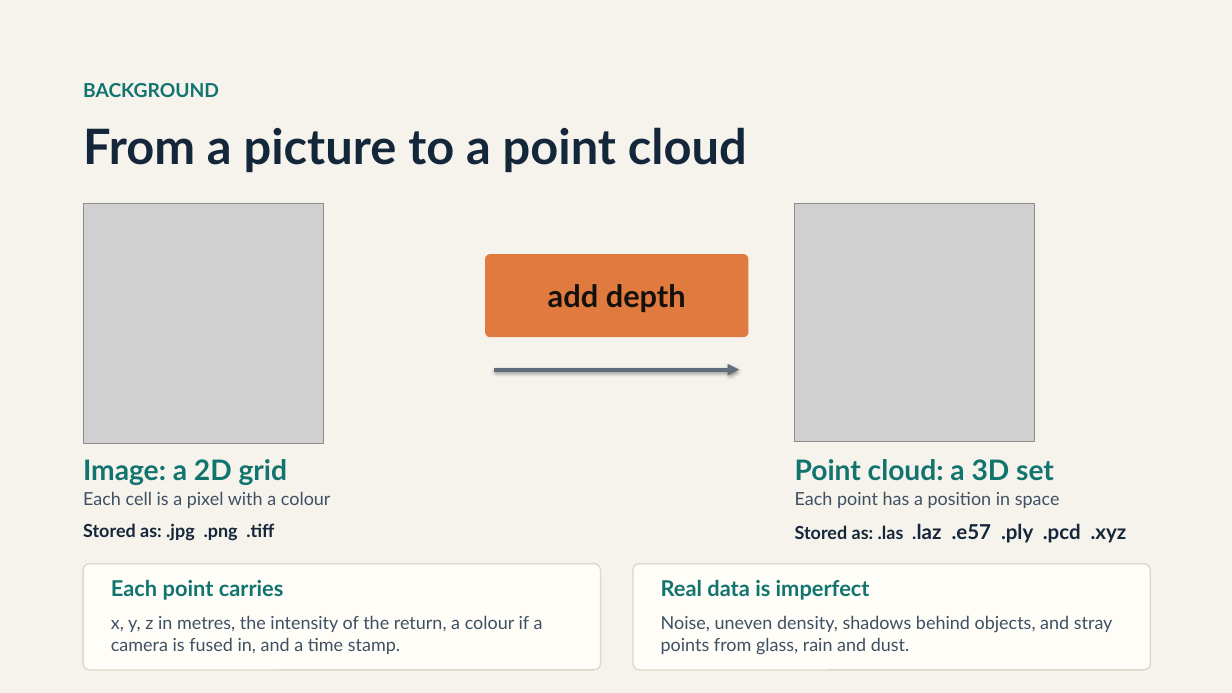
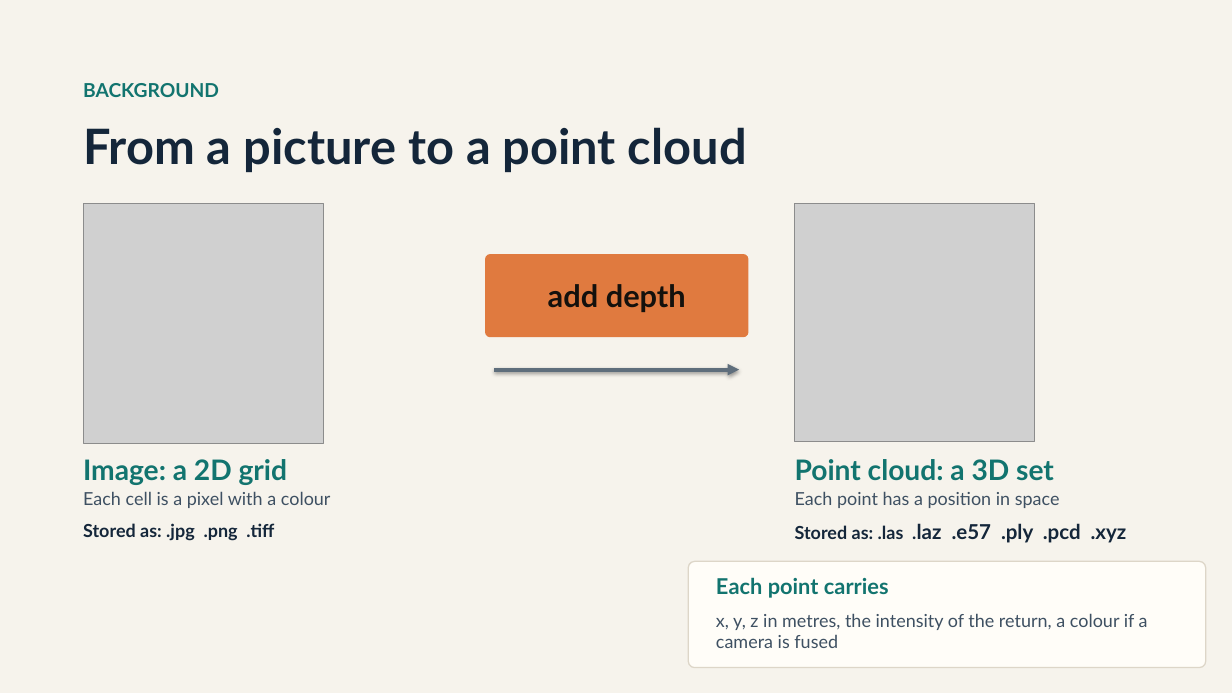
Before and after one commit to maninka123/lidar-learning-lab, a slide deck: slide 2 of presentation/LiDAR_Workshop_Slides.pptx. Drawn at 1232x693 pixels with LibreOffice and Linux fonts; fonts in the diff are those of the drawing; grey boxes stand for pictures. Boxes give left, top, right and bottom in pixels: in the first picture for what was removed or moved away, otherwise in the second. Text is boxed around its words. In the diff, an @@ line names an element or a change of style, - is before the commit and + after.

```diff
--- a/presentation/LiDAR_Workshop_Slides.pptx
+++ b/presentation/LiDAR_Workshop_Slides.pptx
@@ rounded rectangle removed at [633, 564, 1151, 670] @@
@@ rounded rectangle: place and size @@
-rounded rectangle at [83, 564, 601, 670]
+rounded rectangle at [689, 562, 1206, 668]
@@ text removed at [661, 579, 870, 600] @@
-Real data is imperfect
@@ text "Each point carries": place and size @@
-text "Each point carries" at [111, 579, 284, 600]
+text "Each point carries" at [716, 577, 889, 598]
@@ text removed at [661, 615, 1113, 655] @@
-Noise, uneven density, shadows behind objects, and stray points from glass, rain and dust.
@@ text at [716, 613, 1148, 648]: text changed @@
-x, y, z in metres, the intensity of the return, a colour if a camera is fused in, and a time stamp.
+x, y, z in metres, the intensity of the return, a colour if a camera is fused
```
Also in this commit, not shown: 1 other slide changed, 1 slide added, 1 other file.
